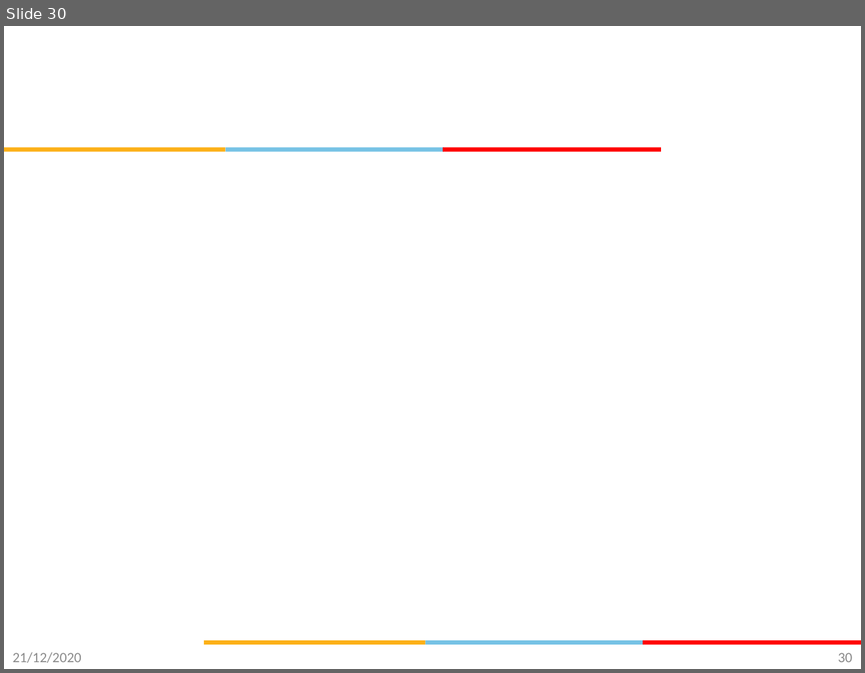
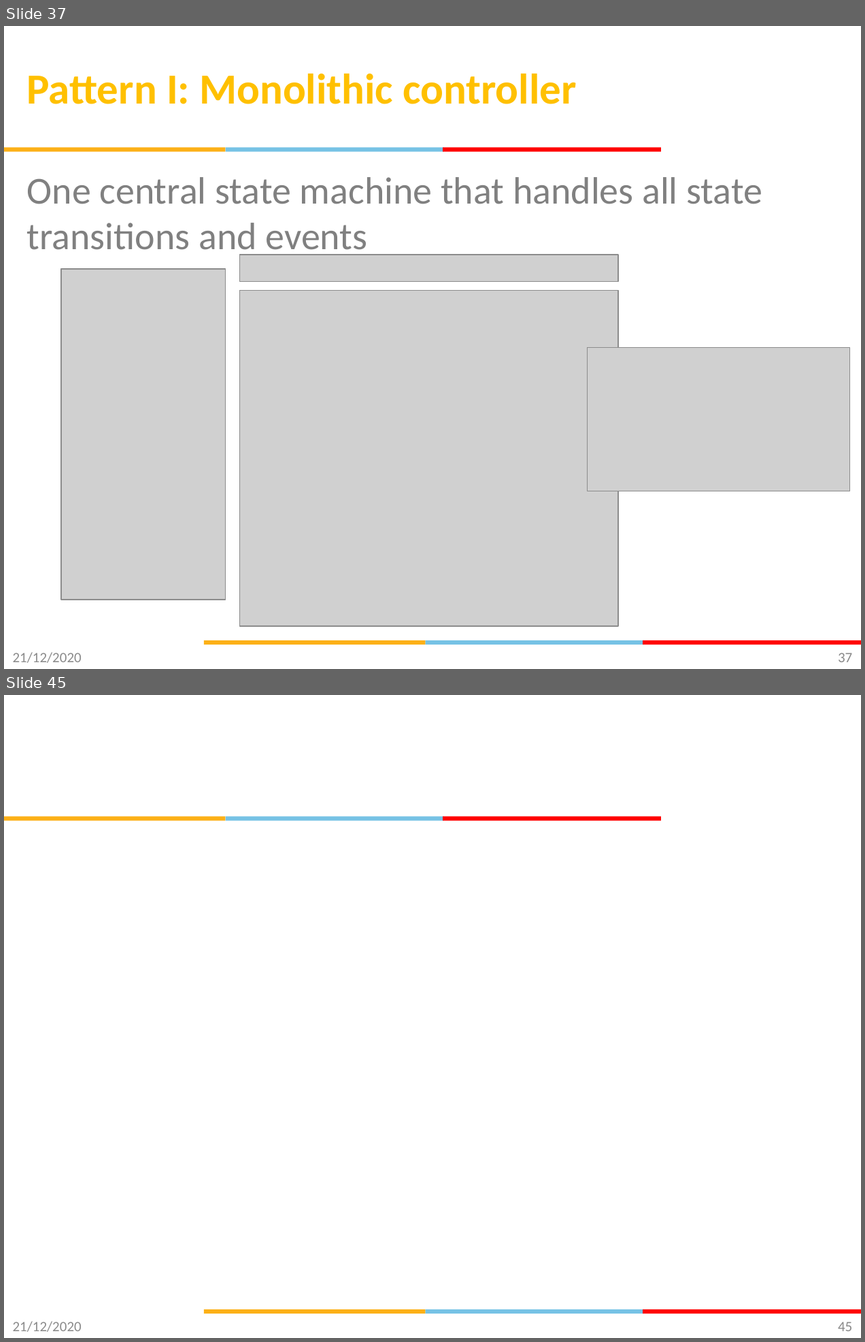
Before and after one commit to gsaurabhr-teaching/csg523-material, a slide deck: Lec-13-16-firmware-architecture.pptx. Shown one above the other, each under a label of ours: slide 30 before the commit, slides 37 and 45 after it; the slides between them are not shown. The pictures are 865x673 and 865x1342 pixels, drawn with LibreOffice and Linux fonts; fonts in the diff are those of the drawing; grey boxes stand for pictures; background and template pictures are left out. Boxes give left, top, right and bottom in pixels: in the first picture for what was removed or moved away, otherwise in the second. Text is boxed around its words. In the diff, an @@ line names an element or a change of style, - is before the commit and + after.

```diff
--- a/Lec-13-16-firmware-architecture.pptx
+++ b/Lec-13-16-firmware-architecture.pptx
@@ slide 37 added at (x1=4, y1=26, x2=861, y2=669), background #FFFFFF; not listed: 6 template elements that a slide beside it also shows @@
@@ title added at (x1=27, y1=73, x2=576, y2=104), 36 pt, text #FFC000, bold @@
+Pattern I: Monolithic controller
@@ text added at (x1=27, y1=177, x2=762, y2=258), 32 pt, text #808080 @@
+One central state machine that handles all state transitions and events
@@ picture added at (x1=61, y1=269, x2=226, y2=599) @@
@@ picture added at (x1=239, y1=254, x2=618, y2=281) @@
@@ picture added at (x1=239, y1=290, x2=618, y2=626) @@
@@ picture added at (x1=587, y1=347, x2=850, y2=490) @@
@@ text added at (x1=13, y1=652, x2=82, y2=662), 12 pt, text #8C8C8C @@
+21/12/2020
@@ page number added at (x1=838, y1=652, x2=852, y2=662), 12 pt, text #898989 @@
+37
@@ what was slide 30 is now slide 45 @@
@@ page number at (x1=838, y1=1321, x2=852, y2=1331): text changed @@
-30
+45
```
Also in this commit, not shown: 2 slides changed, 12 other slides added, 8 slides removed.
